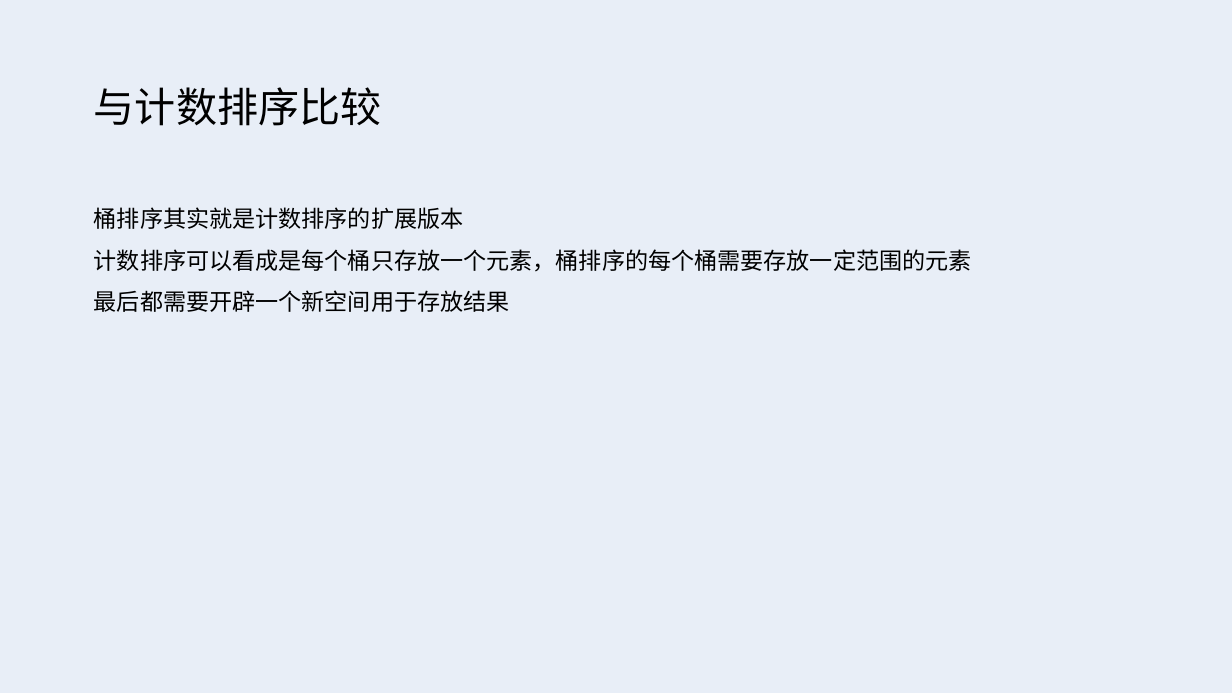
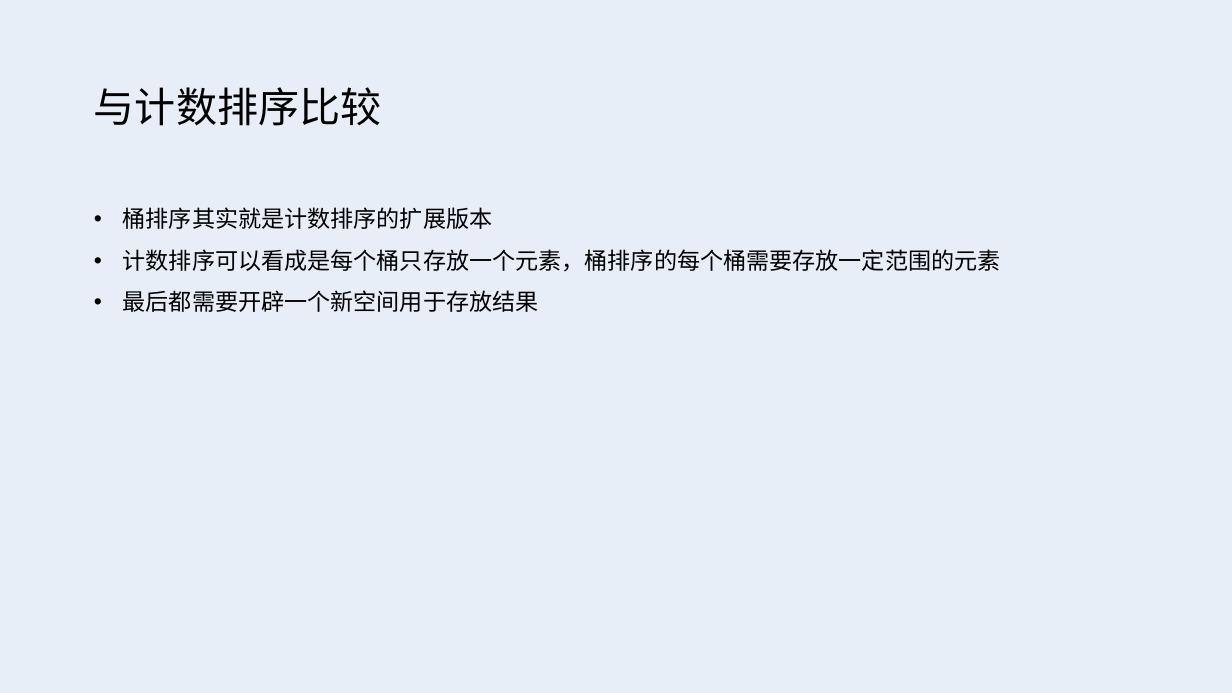
Before and after one commit to jj56313751/weijing-studybook, a slide deck: slide 3 of 算法/排序算法/桶排序/桶排序.pptx. Drawn at 1232x693 pixels with LibreOffice and Linux fonts; fonts in the diff are those of the drawing. Boxes give left, top, right and bottom in pixels: in the first picture for what was removed or moved away, otherwise in the second. Text is boxed around its words. In the diff, an @@ line names an element or a change of style, - is before the commit and + after.

Commit message:
桶排序优化

```diff
--- a/算法/排序算法/桶排序/桶排序.pptx
+++ b/算法/排序算法/桶排序/桶排序.pptx
@@ text "桶排序其实就是计数排序的扩展版本" at (x1=123, y1=207, x2=1001, y2=312): bullet none to • @@
```
Also in this commit, not shown: 2 other slides changed, 1 other file.
